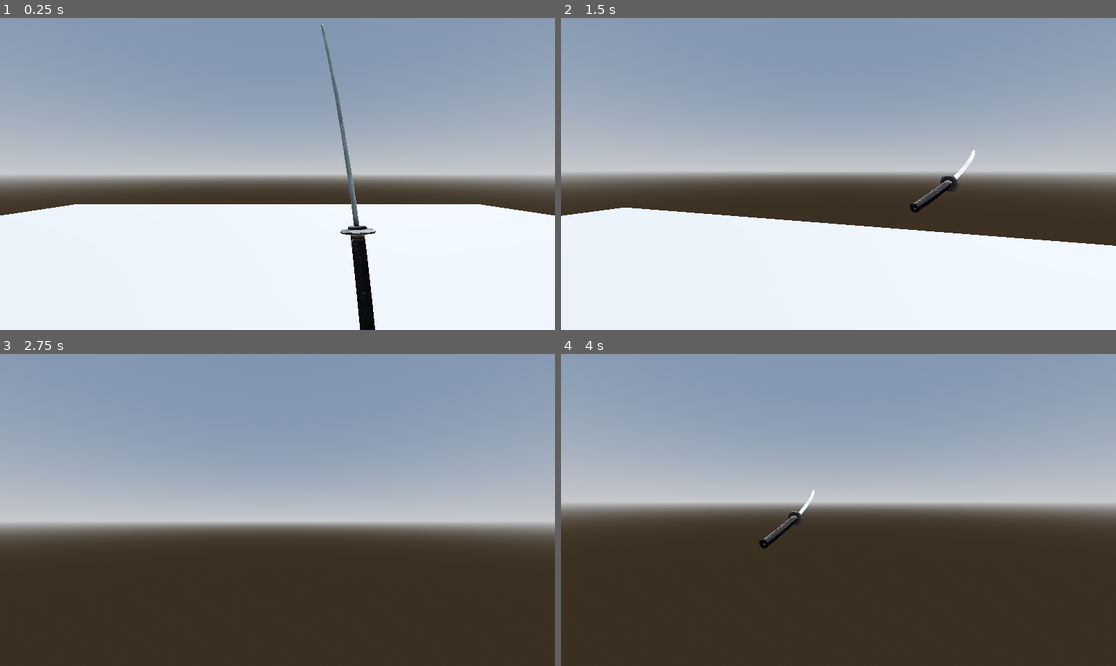
Above: before the commit, frames 1-4 (two rows, left to right).
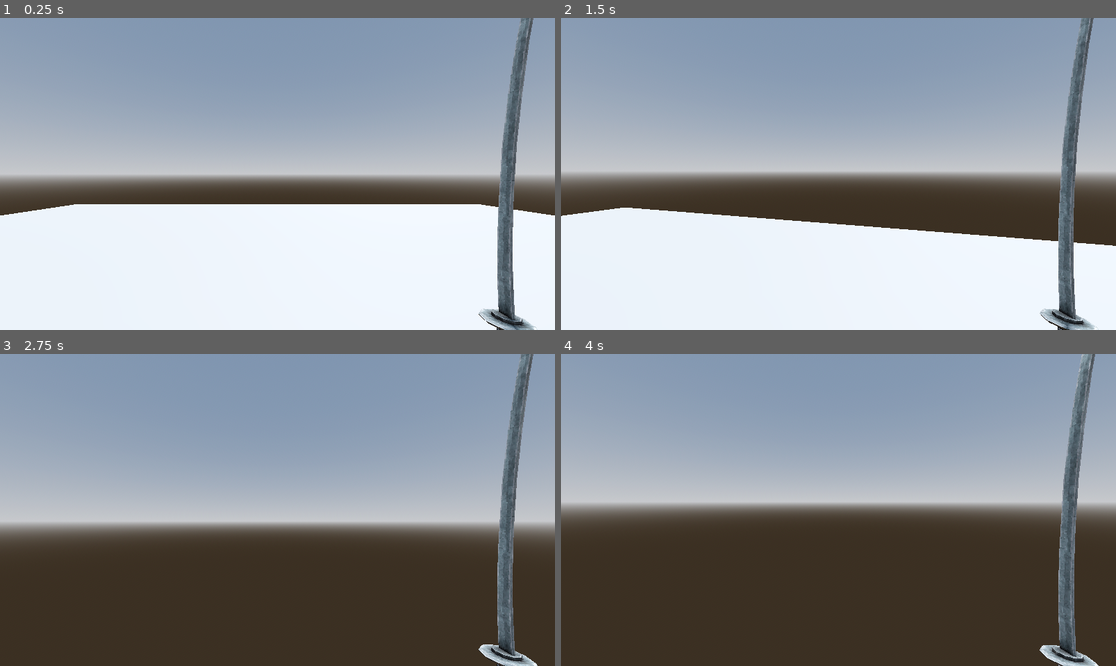
Above: after the commit, the same moments.

Repository: pobertt/Bigmode-Game-Jam-2025
Game: Godot game, scene res://map/world.tscn
Same seed, same stepped clock (60 frames per second), same inputs: the game is played once before the commit and once after it.
Inputs (mouse positions are in pixels of both pictures, inside the frame that each line leads up to):
- Up to frame 1 (0.25 s): no input
- Up to frame 2 (1.5 s): tap Enter (ui_accept) at 0.5, 0.77 s; move the mouse to (866, 174) at 0.52 s; hold W (forward) from 0.53 s (still down); click (866, 174) at 0.6 s; move the mouse to (810, 174) at 1.27 s; click (810, 174) at 1.35 s
- Up to frame 3 (2.75 s): keep holding W (forward); tap Enter (ui_accept) at 1.52 s; move the mouse to (288, 503) at 2.02 s; click (288, 503) at 2.1 s
- Up to frame 4 (4 s): keep holding W (forward); move the mouse to (832, 516) at 2.77 s; click (832, 516) at 2.85 s; tap Enter (ui_accept) at 3.02, 3.77 s; move the mouse to (877, 513) at 3.52 s; click (877, 513) at 3.6 s

The runs differ from the first frame. In frame 1, 4.3% of the frame differs, in the area x 57-97%, y 0-100%; in frame 2, 3.2%; in frame 3, 2.8%; in frame 4, 3.2%.

Commit message:
bullet raycast func

Diff:
--- a/bigmodegamejam2025/player/player.gd
+++ b/bigmodegamejam2025/player/player.gd
@@ -2,8 +2,6 @@
 
 # Player Nodes
 @onready var camera : Camera3D = $Head/Camera
-@onready var anim_player : AnimationPlayer = $AnimationPlayer
-@onready var hitbox : Area3D = $Head/Camera/WeaponPivot/WeaponMesh/Hitbox
 
 # System Nodes
 @onready var gun: Node = $GunSystem
@@ -48,10 +46,6 @@
 	if Input.is_action_just_pressed("quit"):
 		get_tree().quit()
 
-	if Input.is_action_just_pressed("attack"):
-		anim_player.play("test_weapon_attack")
-		hitbox.monitoring = true
-
 func _physics_process(delta: float) -> void:
 	# Add the gravity.
 	if not is_on_floor():
@@ -73,13 +67,3 @@
 		velocity.z = move_toward(velocity.z, 0, SPEED)
 
 	move_and_slide()
-
-func _on_animation_player_animation_finished(anim_name):
-	if anim_name == "test_weapon_attack":
-		anim_player.play("test_weapon_idle")
-		hitbox.monitoring = false
-
-#If enemy is a rigid body then do body_entered signal
-func _on_hitbox_area_entered(area: Area3D) -> void:
-	if area.is_in_group("enemy"):
-		print("hit")
--- a/bigmodegamejam2025/player/player.tscn
+++ b/bigmodegamejam2025/player/player.tscn
@@ -1,140 +1,10 @@
-[gd_scene load_steps=10 format=3 uid="uid://jmxxedj0ya4l"]
+[gd_scene load_steps=5 format=3 uid="uid://jmxxedj0ya4l"]
 
 [ext_resource type="Script" path="res://player/player.gd" id="1_8cqqi"]
 [ext_resource type="PackedScene" uid="uid://crolqkue26mif" path="res://systems/gun_system.tscn" id="2_b5b6i"]
-[ext_resource type="ArrayMesh" uid="uid://c07t0fpvp2nyn" path="res://assets/weapons/tres/katana.tres" id="3_bj8fe"]
+[ext_resource type="PackedScene" uid="uid://cpytfnpmdkrba" path="res://player/weapon_holder.tscn" id="3_j1wrt"]
 
 [sub_resource type="CapsuleShape3D" id="CapsuleShape3D_ygf8x"]
-
-[sub_resource type="ConvexPolygonShape3D" id="ConvexPolygonShape3D_2nm6r"]
-points = PackedVector3Array(-0.5, -0.5, -0.5, 0.5, 0.5, 0.5, 0.5, -0.5, 0.5, 0.5, 0.5, -0.5, -0.5, 0.5, 0.5, 0.5, -0.5, -0.5, -0.5, -0.5, 0.5, -0.5, 0.5, -0.5)
-
-[sub_resource type="Animation" id="Animation_mq0ea"]
-length = 0.001
-tracks/0/type = "value"
-tracks/0/imported = false
-tracks/0/enabled = true
-tracks/0/path = NodePath("Head/Camera/WeaponPivot:rotation")
-tracks/0/interp = 1
-tracks/0/loop_wrap = true
-tracks/0/keys = {
-"times": PackedFloat32Array(0),
-"transitions": PackedFloat32Array(1),
-"update": 0,
-"values": [Vector3(0, 0, 0)]
-}
-tracks/1/type = "value"
-tracks/1/imported = false
-tracks/1/enabled = true
-tracks/1/path = NodePath("Head/Camera/WeaponPivot/WeaponMesh:position")
-tracks/1/interp = 1
-tracks/1/loop_wrap = true
-tracks/1/keys = {
-"times": PackedFloat32Array(0),
-"transitions": PackedFloat32Array(1),
-"update": 0,
-"values": [Vector3(0.294349, -0.392429, -0.720675)]
-}
-tracks/2/type = "value"
-tracks/2/imported = false
-tracks/2/enabled = true
-tracks/2/path = NodePath("Head/Camera/WeaponPivot/WeaponMesh:rotation")
-tracks/2/interp = 1
-tracks/2/loop_wrap = true
-tracks/2/keys = {
-"times": PackedFloat32Array(0),
-"transitions": PackedFloat32Array(1),
-"update": 0,
-"values": [Vector3(-0.281596, -0.0154904, 0.0556899)]
-}
-
-[sub_resource type="Animation" id="Animation_n6xk7"]
-resource_name = "test_weapon_attack"
-length = 0.7
-tracks/0/type = "value"
-tracks/0/imported = false
-tracks/0/enabled = true
-tracks/0/path = NodePath("Head/Camera/WeaponPivot/WeaponMesh:position")
-tracks/0/interp = 1
-tracks/0/loop_wrap = true
-tracks/0/keys = {
-"times": PackedFloat32Array(0),
-"transitions": PackedFloat32Array(1),
-"update": 0,
-"values": [Vector3(1.11033, -0.120814, -0.820402)]
-}
-tracks/1/type = "value"
-tracks/1/imported = false
-tracks/1/enabled = true
-tracks/1/path = NodePath("Head/Camera/WeaponPivot/WeaponMesh:rotation")
-tracks/1/interp = 1
-tracks/1/loop_wrap = true
-tracks/1/keys = {
-"times": PackedFloat32Array(0),
-"transitions": PackedFloat32Array(1),
-"update": 0,
-"values": [Vector3(-0.0872555, 0.268515, -1.26408)]
-}
-tracks/2/type = "value"
-tracks/2/imported = false
-tracks/2/enabled = true
-tracks/2/path = NodePath("Head/Camera/WeaponPivot:rotation")
-tracks/2/interp = 1
-tracks/2/loop_wrap = true
-tracks/2/keys = {
-"times": PackedFloat32Array(0, 0.7),
-"transitions": PackedFloat32Array(-2, -2),
-"update": 0,
-"values": [Vector3(0, 0, 0), Vector3(0, 2.22275, 0)]
-}
-
-[sub_resource type="Animation" id="Animation_7ntxh"]
-resource_name = "test_weapon_idle"
-length = 3.0
-loop_mode = 1
-tracks/0/type = "value"
-tracks/0/imported = false
-tracks/0/enabled = true
-tracks/0/path = NodePath("Head/Camera/WeaponPivot:rotation")
-tracks/0/interp = 1
-tracks/0/loop_wrap = true
-tracks/0/keys = {
-"times": PackedFloat32Array(0),
-"transitions": PackedFloat32Array(1),
-"update": 0,
-"values": [Vector3(0, 0, 0)]
-}
-tracks/1/type = "value"
-tracks/1/imported = false
-tracks/1/enabled = true
-tracks/1/path = NodePath("Head/Camera/WeaponPivot/WeaponMesh:position")
-tracks/1/interp = 1
-tracks/1/loop_wrap = true
-tracks/1/keys = {
-"times": PackedFloat32Array(0, 1.5),
-"transitions": PackedFloat32Array(-2, -2),
-"update": 0,
-"values": [Vector3(0.294349, -0.392429, -0.720675), Vector3(0.294349, -0.453037, -0.720675)]
-}
-tracks/2/type = "value"
-tracks/2/imported = false
-tracks/2/enabled = true
-tracks/2/path = NodePath("Head/Camera/WeaponPivot/WeaponMesh:rotation")
-tracks/2/interp = 1
-tracks/2/loop_wrap = true
-tracks/2/keys = {
-"times": PackedFloat32Array(0, 1.5),
-"transitions": PackedFloat32Array(-2, -2),
-"update": 0,
-"values": [Vector3(-0.281596, -0.0154904, 0.0556899), Vector3(-0.279635, -0.0370135, 0.133369)]
-}
-
-[sub_resource type="AnimationLibrary" id="AnimationLibrary_7vp0c"]
-_data = {
-"RESET": SubResource("Animation_mq0ea"),
-"test_weapon_attack": SubResource("Animation_n6xk7"),
-"test_weapon_idle": SubResource("Animation_7ntxh")
-}
 
 [node name="Player" type="CharacterBody3D"]
 script = ExtResource("1_8cqqi")
@@ -151,32 +21,11 @@
 
 [node name="Camera" type="Camera3D" parent="Head"]
 
-[node name="WeaponPivot" type="Node3D" parent="Head/Camera"]
-
-[node name="WeaponMesh" type="MeshInstance3D" parent="Head/Camera/WeaponPivot"]
-transform = Transform3D(1.99714, -0.102713, -0.0297594, 0.106938, 1.91825, 0.555778, 5.58794e-09, -0.556574, 1.921, 0.294349, -0.392429, -0.720675)
-mesh = ExtResource("3_bj8fe")
-
-[node name="Hitbox" type="Area3D" parent="Head/Camera/WeaponPivot/WeaponMesh"]
-transform = Transform3D(1.1, 0, 0, 0, 1.1, 0, 0, 0, 1.1, 0, 0, 0)
-monitoring = false
-
-[node name="CollisionShape3D" type="CollisionShape3D" parent="Head/Camera/WeaponPivot/WeaponMesh/Hitbox"]
-transform = Transform3D(-2, 0, -1.74846e-07, 0, 2, 0, 1.74846e-07, 0, -2, 0, 0, 0)
-shape = SubResource("ConvexPolygonShape3D_2nm6r")
+[node name="WeaponHolder" parent="Head/Camera" instance=ExtResource("3_j1wrt")]
+transform = Transform3D(1, 0, 0, 0, 0.999349, -0.0360856, 0, 0.0360856, 0.999349, 0.68706, -0.628768, -0.564856)
 
 [node name="Bullet_RayCast3D" type="RayCast3D" parent="Head/Camera"]
 enabled = false
 target_position = Vector3(0, 0, 0)
 
-[node name="AnimationPlayer" type="AnimationPlayer" parent="."]
-libraries = {
-"": SubResource("AnimationLibrary_7vp0c")
-}
-autoplay = "test_weapon_idle"
-playback_default_blend_time = 0.2
-
 [node name="CanvasLayer" type="CanvasLayer" parent="."]
-
-[connection signal="area_entered" from="Head/Camera/WeaponPivot/WeaponMesh/Hitbox" to="." method="_on_hitbox_area_entered"]
-[connection signal="animation_finished" from="AnimationPlayer" to="." method="_on_animation_player_animation_finished"]
--- a/bigmodegamejam2025/player/weapon_holder.tscn
+++ b/bigmodegamejam2025/player/weapon_holder.tscn
@@ -1,9 +1,76 @@
-[gd_scene load_steps=2 format=3 uid="uid://cpytfnpmdkrba"]
+[gd_scene load_steps=5 format=3 uid="uid://cpytfnpmdkrba"]
 
 [ext_resource type="ArrayMesh" uid="uid://c07t0fpvp2nyn" path="res://assets/weapons/tres/katana.tres" id="1_nxgp5"]
+
+[sub_resource type="Animation" id="Animation_q0c5d"]
+resource_name = "MELEE_idle"
+loop_mode = 1
+tracks/0/type = "value"
+tracks/0/imported = false
+tracks/0/enabled = true
+tracks/0/path = NodePath("Weapon:position")
+tracks/0/interp = 1
+tracks/0/loop_wrap = true
+tracks/0/keys = {
+"times": PackedFloat32Array(0, 0.5),
+"transitions": PackedFloat32Array(-2, -2),
+"update": 0,
+"values": [Vector3(0, 0, 0), Vector3(0, -5.96046e-08, 0)]
+}
+tracks/1/type = "value"
+tracks/1/imported = false
+tracks/1/enabled = true
+tracks/1/path = NodePath("Weapon:rotation")
+tracks/1/interp = 1
+tracks/1/loop_wrap = true
+tracks/1/keys = {
+"times": PackedFloat32Array(0, 0.5),
+"transitions": PackedFloat32Array(-2, -2),
+"update": 0,
+"values": [Vector3(0, -3.14159, 0), Vector3(0.0349066, -3.14159, 0.0349066)]
+}
+
+[sub_resource type="Animation" id="Animation_wjf1v"]
+length = 0.001
+tracks/0/type = "value"
+tracks/0/imported = false
+tracks/0/enabled = true
+tracks/0/path = NodePath("Weapon:position")
+tracks/0/interp = 1
+tracks/0/loop_wrap = true
+tracks/0/keys = {
+"times": PackedFloat32Array(0),
+"transitions": PackedFloat32Array(1),
+"update": 0,
+"values": [Vector3(0, 0, 0)]
+}
+tracks/1/type = "value"
+tracks/1/imported = false
+tracks/1/enabled = true
+tracks/1/path = NodePath("Weapon:rotation")
+tracks/1/interp = 1
+tracks/1/loop_wrap = true
+tracks/1/keys = {
+"times": PackedFloat32Array(0),
+"transitions": PackedFloat32Array(1),
+"update": 0,
+"values": [Vector3(0, -3.14159, 0)]
+}
+
+[sub_resource type="AnimationLibrary" id="AnimationLibrary_d3dpk"]
+_data = {
+"MELEE_idle": SubResource("Animation_q0c5d"),
+"RESET": SubResource("Animation_wjf1v")
+}
 
 [node name="WeaponHolder" type="Node3D"]
 
 [node name="Weapon" type="MeshInstance3D" parent="."]
-transform = Transform3D(-2, 0, -1.74846e-07, 0, 2, 0, 1.74846e-07, 0, -2, 0, 0, 0)
+transform = Transform3D(-2, 0, 1.74846e-07, 0, 2, 0, -1.74846e-07, 0, -2, 0, 0, 0)
 mesh = ExtResource("1_nxgp5")
+
+[node name="AnimationPlayer" type="AnimationPlayer" parent="."]
+libraries = {
+"": SubResource("AnimationLibrary_d3dpk")
+}
+autoplay = "MELEE_idle"
--- a/bigmodegamejam2025/systems/gun_system.gd
+++ b/bigmodegamejam2025/systems/gun_system.gd
@@ -21,6 +21,36 @@
 		# Sound Effect
 		# GLOBALCLASS ---- SoundManager.play_sfx(current.gun.firing_sounds.pick_random(), parent)
 
+func get_bullet_raycasts():
+	current_gun = parent.current_gun
 
-func get_bullet_raycasts():
-	pass
+	var bullet_raycast = parent.bullet_raycast
+	var valid_bullets : Array[Dictionary]
+
+	for b in current_gun.bullet_amt:
+		# Get Spread Amount
+		var spread_x : float = randf_range(current_gun.spread * -1, current_gun.spread)
+		var spread_y : float = randf_range(current_gun.spread * -1, current_gun.spread)
+
+		# Set Spread
+		bullet_raycast.target_position  = Vector3(spread_x, spread_y, -current_gun.bullet_range)
+
+		# Get Collided Data
+		bullet_raycast.force_raycast_update()
+		var hit_target = bullet_raycast.get_collider()
+		var collision_point = bullet_raycast.get_collision_point()
+		var collision_normal = bullet_raycast.get_collision_normal()
+
+		# If the bullet hit an object, get it's data
+		if hit_target != null:
+			var valid_bullet : Dictionary = {
+				"hit_target" : hit_target,
+				"collision_point" : collision_point,
+				"collision_normal" : collision_normal,
+			}
+
+			# Add valid bullet data to array (getting each individual bullet cause shotgun init)
+			valid_bullets.append(valid_bullet)
+
+		# Send valid bullet data
+		return valid_bullets
